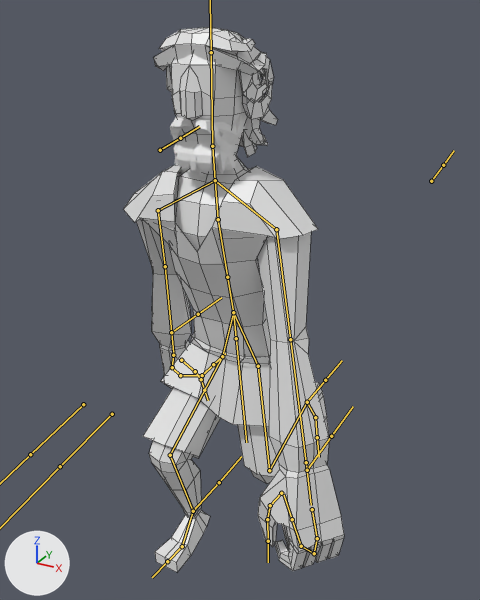
An edit to the FBX model SIsyphus.fbx, drawn before and after from the same camera.
Before and after are seen from a 50 mm lens placed at (0.756, -1.341, 1.425), pointed at (0.016, 0.004, 0.753). Lighting does not change. The marker at lower left points along +X, +Y and +Z. Both versions are drawn at frame 11 of the action 'Sisyphus|Run'; the numbers are the values there. The bones that bend it are drawn over the model as lines. Mesh edges are drawn as thin lines on the coarser meshes.

The first picture shows 'Beard', 'Belt', 'Body', 'Hair', 'Head', 'Pant', 'Toga'.
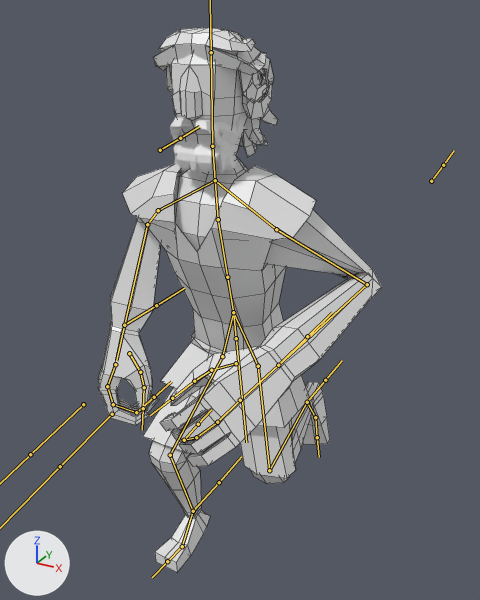
The edits, one by one:
Bone 'bicep.l' (bone_bicep_l) turns from (68, -5, 41) to (46, 36, 9) degrees about its own x, y and z.
Bone 'forearm.l' (bone_forearm_l) turns from (0, 0, -4) to (0, 0, 109) degrees about its own x, y and z.
Bone 'bicep.r' (bone_bicep_r) turns from (87, -31, -37) to (55, -54, -9) degrees about its own x, y and z.
Bone 'forearm.r' (bone_forearm_r) turns from (0, 0, -7) to (0, 0, -77) degrees about its own x, y and z.

Pixel boxes [x1, y1, x2, y2] of what changed, in the pictures (480 x 600 px):
'Body', posed (37% wider): before [137, 167, 344, 572]; after [98, 167, 382, 572]
'Toga', posed: before [124, 164, 318, 427]; after [123, 164, 316, 428]
bone 'bicep.l', root to tip: before (276, 229) to (290, 339); after (276, 229) to (367, 284)
bone 'forearm.l', root to tip: before (290, 339) to (306, 462); after (367, 284) to (278, 365)
bone 'bicep.r', root to tip: before (158, 210) to (165, 266); after (158, 210) to (147, 224)
bone 'forearm.r', root to tip: before (165, 266) to (171, 332); after (147, 224) to (124, 325)
